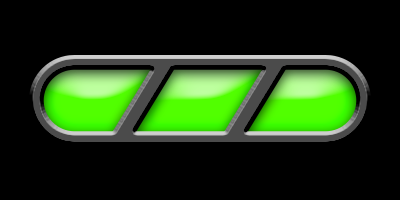
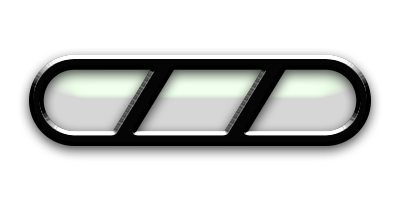
Comparing the layer stacks of the two 400×200 images. Changes:
hid "bar 1" over [39, 62, 170, 137]
hid "bar 3" over [229, 62, 359, 137]
hid "bar 2" over [126, 62, 279, 137]
hid "Layer 2", painted on it over [0, 0, 400, 200]
